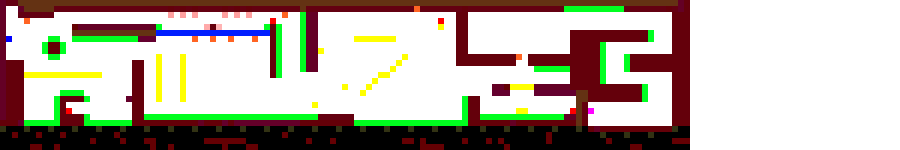
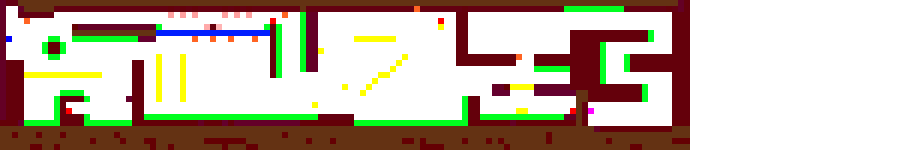
Layered file, before and after one edit (900 x 150). Changes by layer:
painted on "level3.png" over [0, 54, 690, 150]
